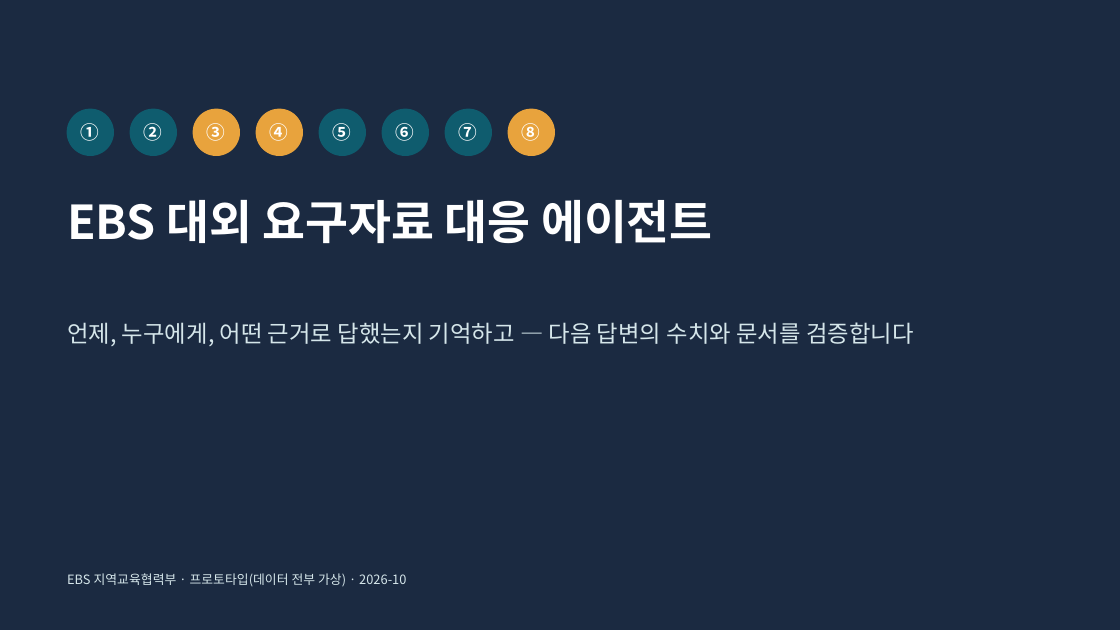
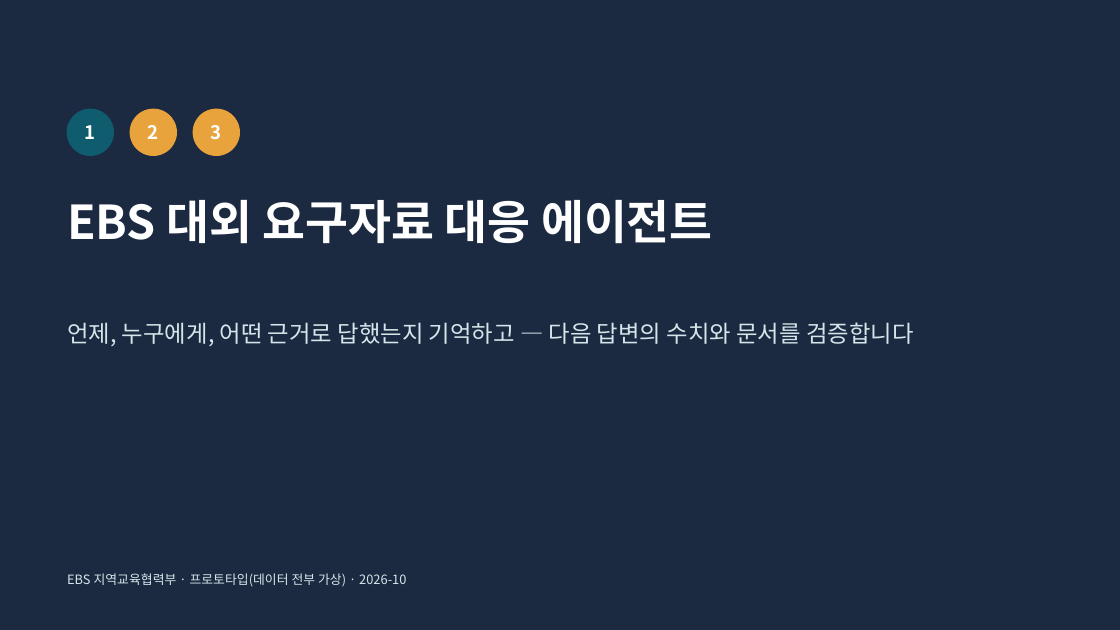
Before and after one commit to lts134/ebsjajucenter, a slide deck: slide 1 of app/docs/발표자료_EBS_요구자료대응에이전트.pptx. Drawn at 1120x630 pixels with LibreOffice and Linux fonts; fonts in the diff are those of the drawing. Boxes give left, top, right and bottom in pixels: in the first picture for what was removed or moved away, otherwise in the second. Text is boxed around its words. In the diff, an @@ line names an element or a change of style, - is before the commit and + after.

```diff
--- a/app/docs/발표자료_EBS_요구자료대응에이전트.pptx
+++ b/app/docs/발표자료_EBS_요구자료대응에이전트.pptx
@@ ellipse at (x1=130, y1=109, x2=176, y2=155): fill #0F5C6E to #E8A33D; outline #0F5C6E 1 pt to #E8A33D 1 pt @@
@@ ellipse removed at (x1=256, y1=109, x2=302, y2=155) @@
@@ ellipse removed at (x1=319, y1=109, x2=365, y2=155) @@
@@ ellipse removed at (x1=382, y1=109, x2=429, y2=155) @@
@@ ellipse removed at (x1=445, y1=109, x2=492, y2=155) @@
@@ ellipse removed at (x1=508, y1=109, x2=555, y2=155) @@
@@ text at (x1=85, y1=125, x2=96, y2=139): text changed @@
-①
+1
@@ text at (x1=148, y1=125, x2=159, y2=139): text changed @@
-②
+2
@@ text at (x1=211, y1=125, x2=222, y2=139): text changed @@
-③
+3
@@ text removed at (x1=270, y1=123, x2=289, y2=141) @@
-④
@@ text removed at (x1=333, y1=123, x2=352, y2=141) @@
-⑤
@@ text removed at (x1=396, y1=123, x2=415, y2=141) @@
-⑥
@@ text removed at (x1=459, y1=123, x2=478, y2=141) @@
-⑦
@@ text removed at (x1=522, y1=123, x2=541, y2=141) @@
-⑧
```
Also in this commit, not shown: 12 other slides changed, 34 other files.
